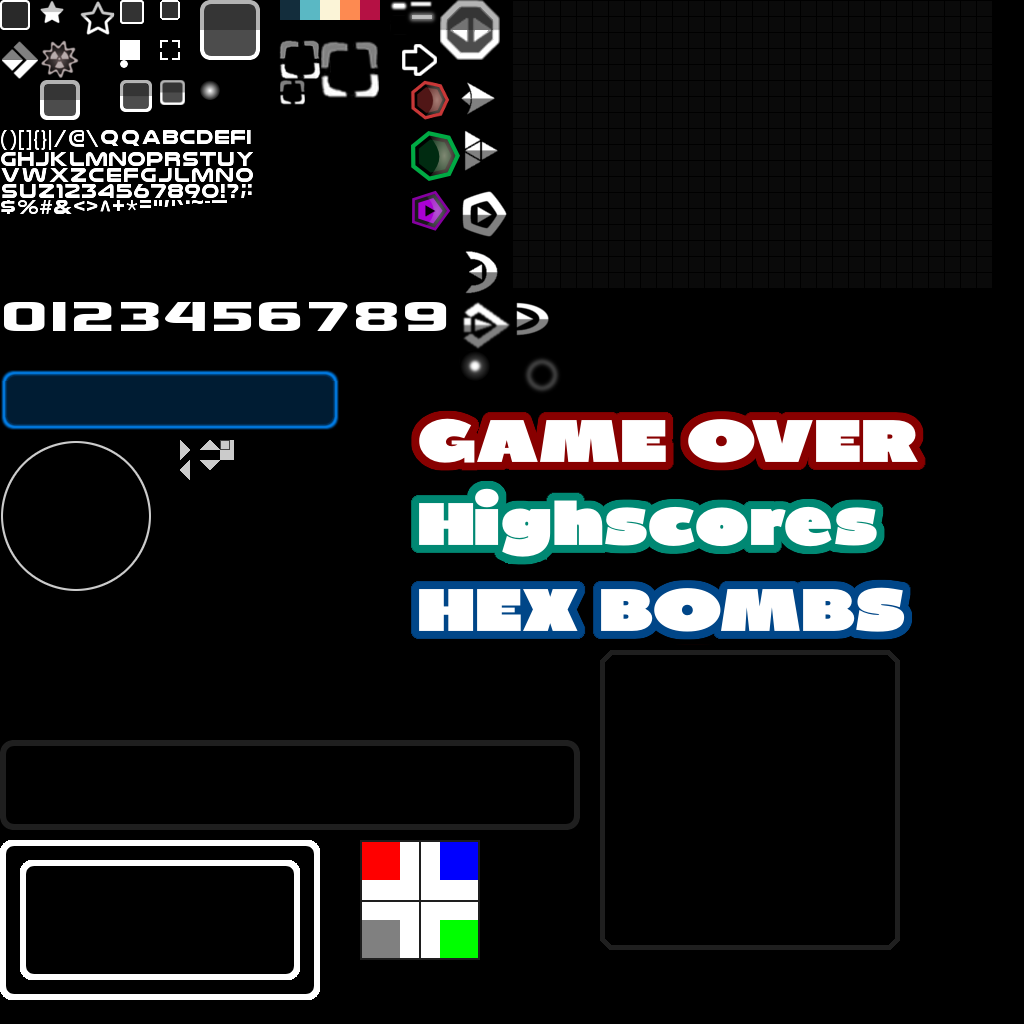
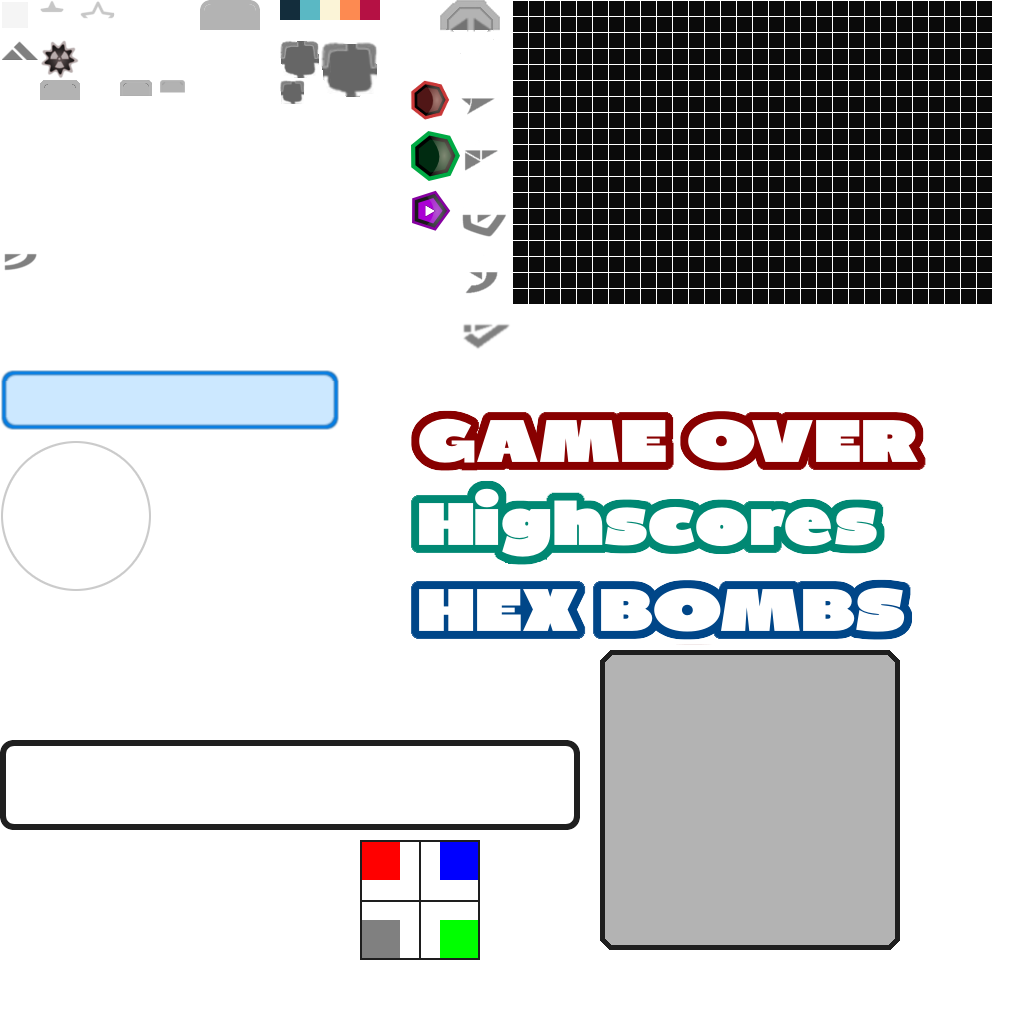
The second 1024px x 1024px image is a revision of the first. Changes to its layers:
removed layer "Ebene #20" (was 50%) over box(405, 8, 439, 26)
removed layer "Ebene #19" (was 50%) over box(412, 15, 432, 19)
removed layer "Eingefügte Ebene" over box(516, 302, 549, 336)
removed layer "0123456789" over box(4, 302, 447, 331)
removed layer "Ebene #8" over box(390, 1, 409, 35)
removed layer "Ebene #16" over box(466, 357, 484, 375)
removed layer "Ebene #14" (was 40%) over box(458, 349, 563, 396)
removed layer "Ebene #18" over box(462, 301, 511, 350)
removed layer "Ebene #13" over box(0, 0, 992, 1000)
hid "Ebene #1", painted on it over box(20, 860, 300, 980)
removed layer "Ebene #4" over box(0, 840, 320, 1000)
removed layer "Ebene #12" over box(409, 0, 433, 8)
removed layer "Zwischenablage #3" over box(465, 251, 498, 294)
removed layer "Zwischenablage #2" over box(462, 191, 507, 237)
removed layer "Zwischenablage #1" over box(464, 130, 498, 171)
removed layer "Ebene #11" over box(461, 82, 495, 115)
"Ebene #6": opacity 60% → 100%, painted on it over box(0, 0, 992, 1000)
hid "Ebene #7" over box(0, 0, 1024, 1024)
